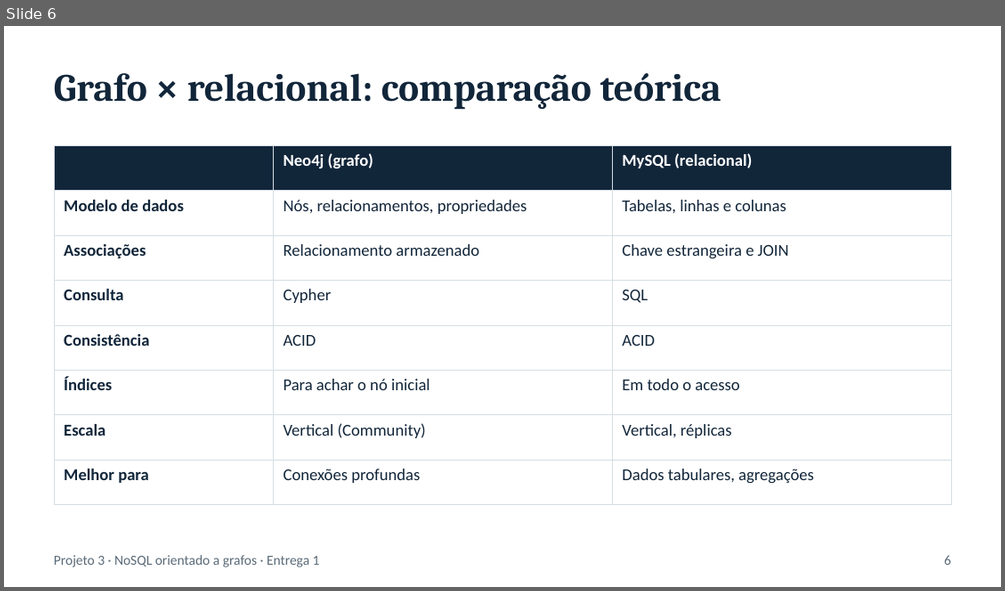
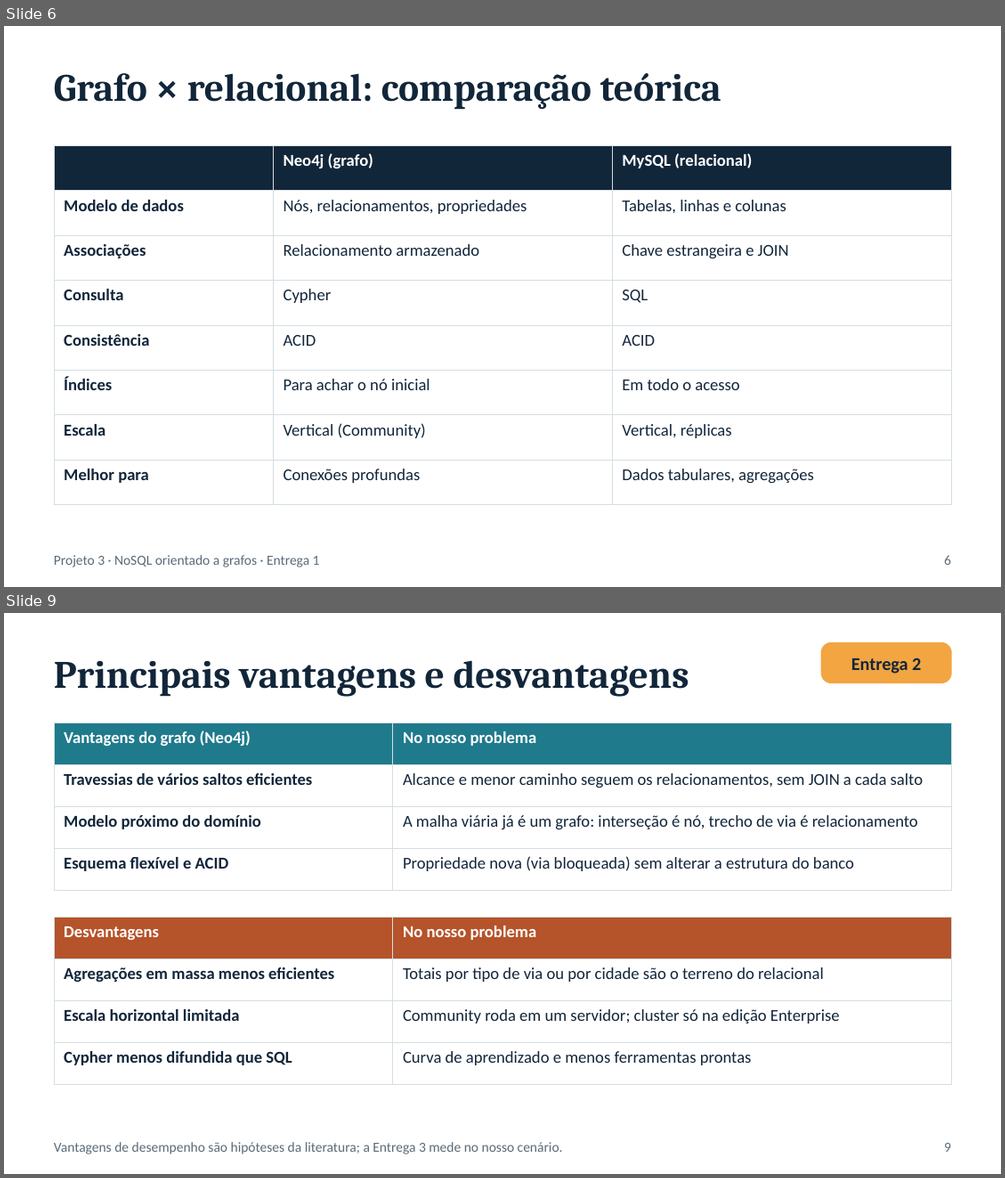
Before and after one commit to Sofyaolvs/projeto3-nosql-grafos, a slide deck: Entrega1-Projeto3-NoSQL-Grafos.pptx. Shown one above the other, each under a label of ours: slide 6 before the commit, slides 6 and 9 after it; the slides between them are not shown. The pictures are 1005x591 and 1005x1178 pixels, drawn with LibreOffice and Linux fonts; fonts in the diff are those of the drawing. Boxes give left, top, right and bottom in pixels: in the first picture for what was removed or moved away, otherwise in the second. Text is boxed around its words. In the diff, an @@ line names an element or a change of style, - is before the commit and + after.

```diff
--- a/Entrega1-Projeto3-NoSQL-Grafos.pptx
+++ b/Entrega1-Projeto3-NoSQL-Grafos.pptx
@@ slide 9 added at bbox=[4, 613, 1001, 1174], background #FFFFFF @@
@@ text added at bbox=[54, 660, 689, 697], 28 pt, text #12263A, bold @@
+Principais vantagens e desvantagens
@@ rounded rectangle added at bbox=[821, 643, 951, 682], fill #F2A541, outline #F2A541 1 pt @@
@@ text added at bbox=[851, 657, 921, 674], 13 pt, text #12263A, bold @@
+Entrega 2
@@ table added at bbox=[54, 722, 951, 875], 4 rows, 2 columns @@
+Vantagens do grafo (Neo4j) | No nosso problema
+Travessias de vários saltos eficientes | Alcance e menor caminho seguem os relacionamentos, sem JOIN a cada salto
+Modelo próximo do domínio | A malha viária já é um grafo: interseção é nó, trecho de via é relacionamento
+Esquema flexível e ACID | Propriedade nova (via bloqueada) sem alterar a estrutura do banco
@@ table added at bbox=[54, 917, 951, 1069], 4 rows, 2 columns @@
+Desvantagens | No nosso problema
+Agregações em massa menos eficientes | Totais por tipo de via ou por cidade são o terreno do relacional
+Escala horizontal limitada | Community roda em um servidor; cluster só na edição Enterprise
+Cypher menos difundida que SQL | Curva de aprendizado e menos ferramentas prontas
@@ text added at bbox=[54, 1142, 563, 1154], 10 pt, text #5B6B78 @@
+Vantagens de desempenho são hipóteses da literatura; a Entrega 3 mede no nosso cenário.
@@ text added at bbox=[944, 1143, 951, 1151], 10 pt, text #5B6B78 @@
+9
```
Also in this commit, not shown: 8 slides changed, 1 other slide added, 28 other files.
